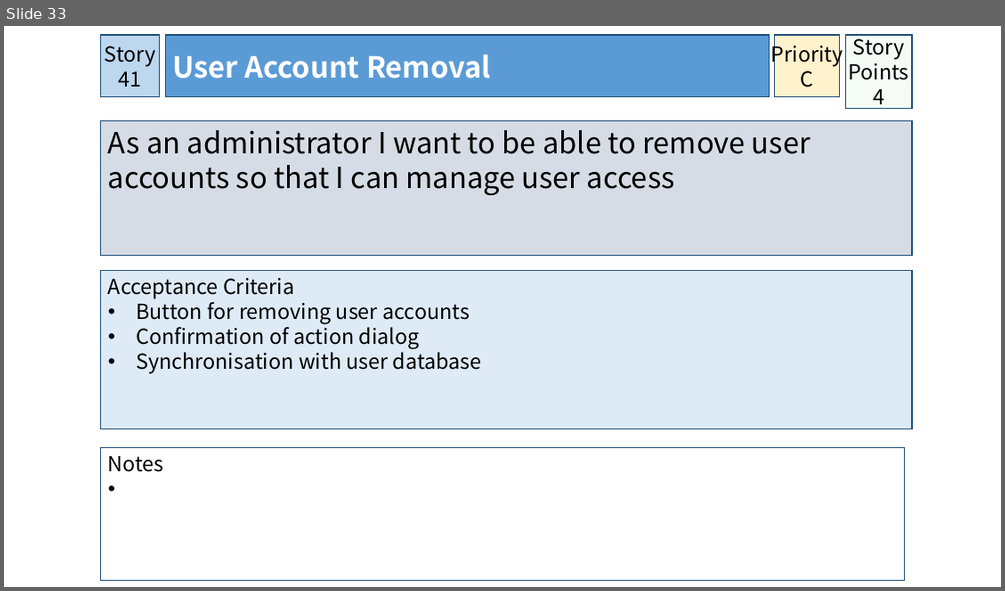
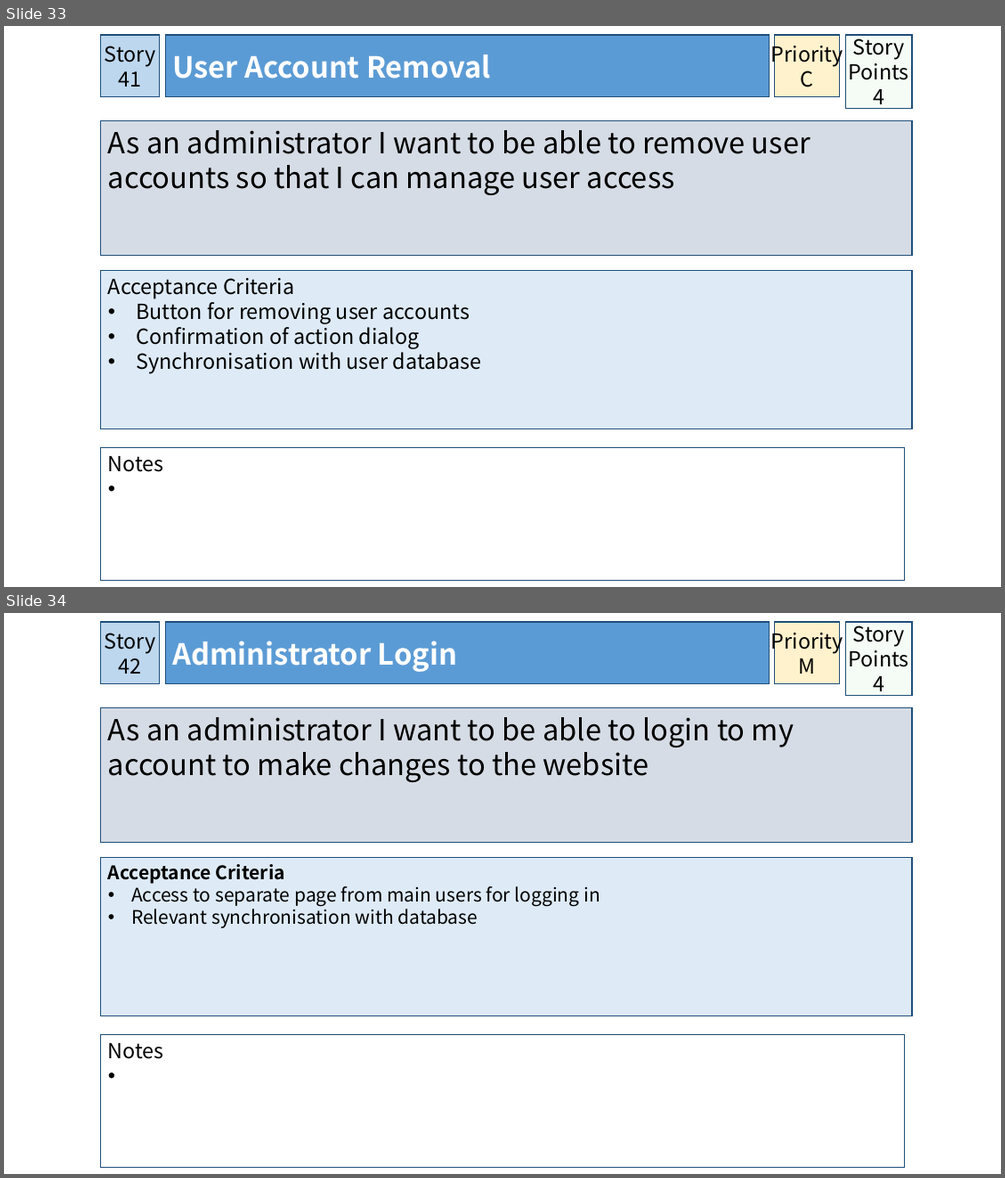
Before and after one commit to owencharters/IFB299, a slide deck: IFB299 - Collaborated User Stories - 2.pptx. Shown one above the other, each under a label of ours: slide 33 before the commit, slides 33 and 34 after it. The pictures are 1005x591 and 1005x1178 pixels, drawn with LibreOffice and Linux fonts; fonts in the diff are those of the drawing. Boxes give left, top, right and bottom in pixels: in the first picture for what was removed or moved away, otherwise in the second. Text is boxed around its words. In the diff, an @@ line names an element or a change of style, - is before the commit and + after.

Commit message:
Add files via upload
+ admin login page

```diff
--- a/IFB299 - Collaborated User Stories - 2.pptx
+++ b/IFB299 - Collaborated User Stories - 2.pptx
@@ slide 34 added at [4,613,1001,1174], background #FFFFFF @@
@@ rectangle added at [100,622,160,684], fill #BDD7EE, outline #1F4E79 1 pt, 20 pt, text #000000 @@
+Story 42
@@ rectangle added at [165,622,769,684], fill #5B9BD5, outline #1F4E79 1 pt, 28 pt, text #FFFFFF, bold @@
+Administrator Login
@@ rectangle added at [775,622,840,684], fill #FFF2CC, outline #1F4E79 1 pt, 20 pt, text #000000 @@
+Priority
+M
@@ rectangle added at [845,622,912,695], fill #CCF0CD at 20% opacity, outline #1F4E79 1 pt, 20 pt, text #000000 @@
+Story Points
+4
@@ rectangle added at [100,708,912,843], fill #D6DCE5, outline #1F4E79 1 pt, 28 pt, text #000000 @@
+As an administrator I want to be able to login to my account to make changes to the website
@@ rectangle added at [100,858,912,1016], fill #DEEBF7, outline #1F4E79 1 pt, 18 pt, text #000000 @@
+Acceptance Criteria
+• Access to separate page from main users for logging in
+• Relevant synchronisation with database
@@ rectangle added at [100,1035,905,1167], fill #FFFFFF, outline #1F4E79 1 pt, 20 pt, text #000000 @@
+Notes
```
